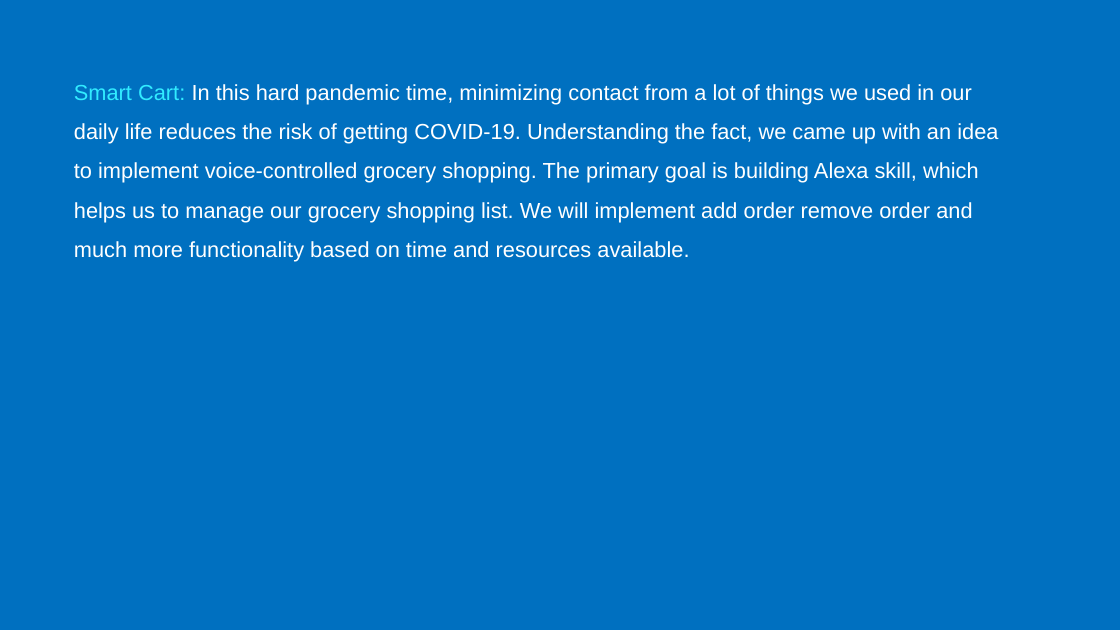
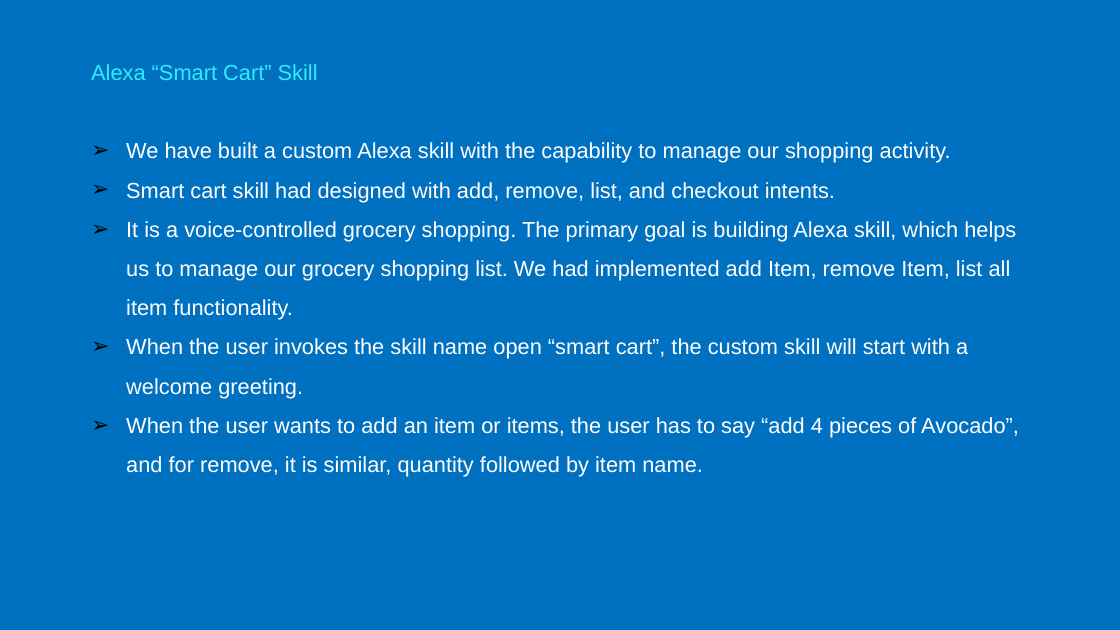
Before and after one commit to simulationpoint/cs442IoTProject, a slide deck: slide 2 of CS442IoTProject .pptx. Drawn at 1120x630 pixels with LibreOffice and Linux fonts; fonts in the diff are those of the drawing. Boxes give left, top, right and bottom in pixels: in the first picture for what was removed or moved away, otherwise in the second. Text is boxed around its words. In the diff, an @@ line names an element or a change of style, - is before the commit and + after.

```diff
--- a/CS442IoTProject .pptx
+++ b/CS442IoTProject .pptx
@@ text at bbox=[91, 64, 1019, 477]: text changed @@
-Smart Cart: In this hard pandemic time, minimizing contact from a lot of things we used in our daily life reduces the risk of getting COVID-19. Understanding the fact, we came up with an idea to implement voice-controlled grocery shopping. The primary goal is building Alexa skill, which helps us to manage our grocery shopping list. We will implement add order remove order and much more functionality based on time and resources available.
+Alexa “Smart Cart” Skill
+➢ We have built a custom Alexa skill with the capability to manage our shopping activity.
+➢ Smart cart skill had designed with add, remove, list, and checkout intents.
+➢ It is a voice-controlled grocery shopping. The primary goal is building Alexa skill, which helps us to manage our grocery shopping list. We had implemented add Item, remove Item, list all item functionality.
+➢ When the user invokes the skill name open “smart cart”, the custom skill will start with a welcome greeting.
+➢ When the user wants to add an item or items, the user has to say “add 4 pieces of Avocado”, and for remove, it is similar, quantity followed by item name.
```
Also in this commit, not shown: 2 other slides changed, 2 other files.
